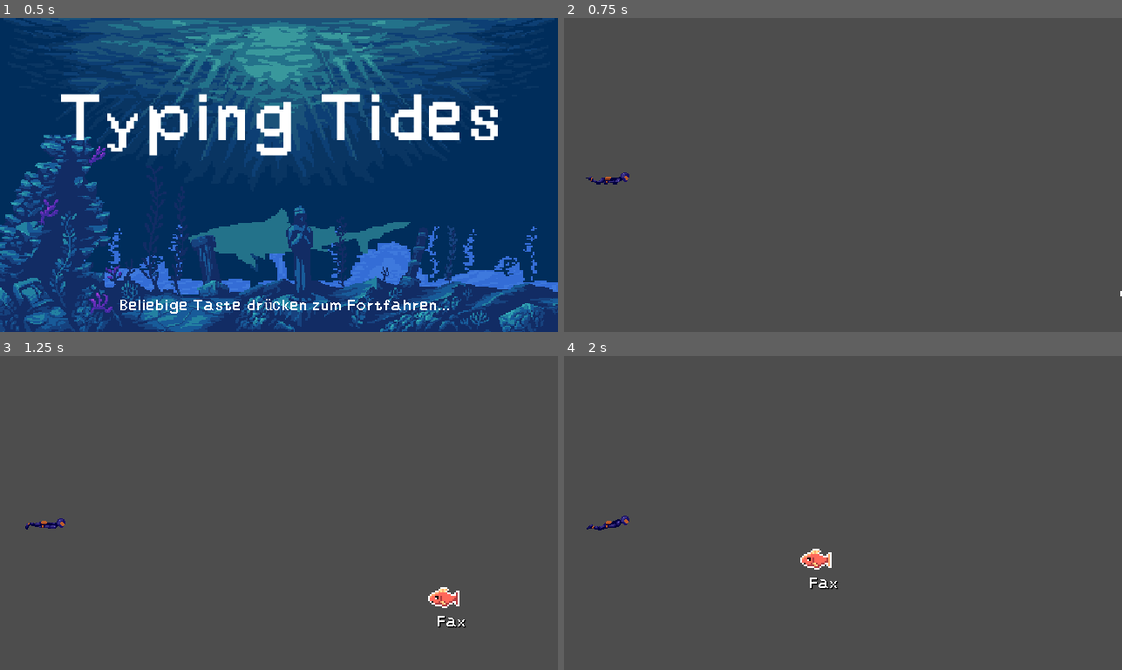
Above: before the commit, frames 1-4 (two rows, left to right).
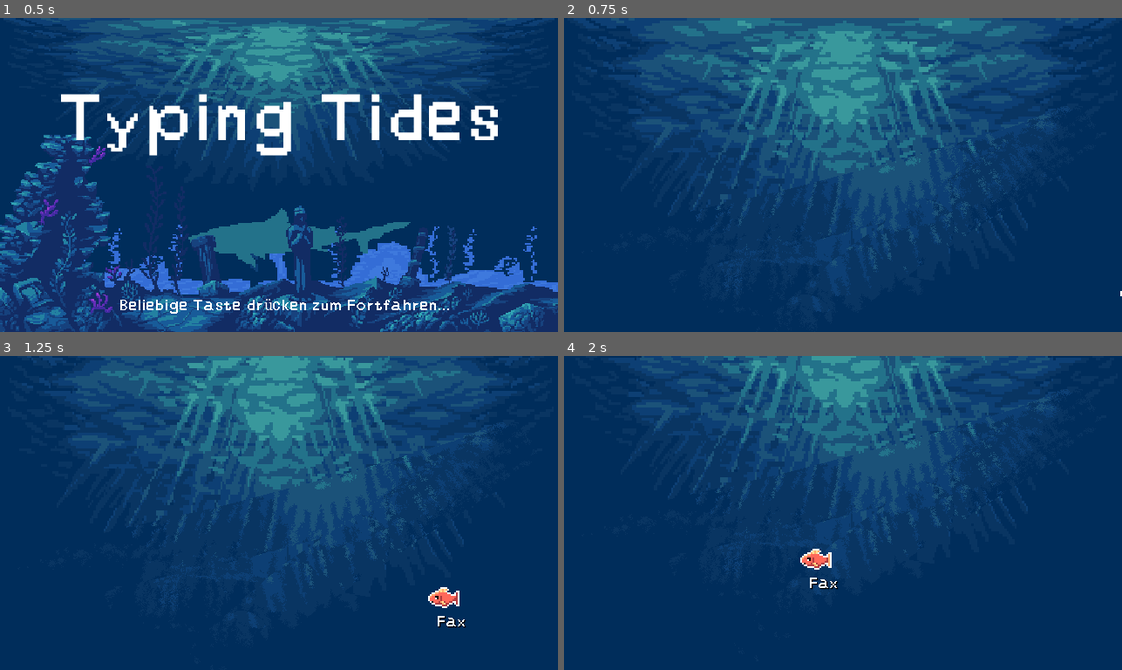
Above: after the commit, the same moments.

Repository: lehmius/typing-tides
Game: Godot game, scene res://scenes/game.tscn
Same seed, same stepped clock (60 frames per second), same inputs: the game is played once before the commit and once after it. The engine's default icon, where the game draws it, is replaced by a stand-in: a white triangle on a blue panel in a dark square.
Inputs (mouse positions are in pixels of both pictures, inside the frame that each line leads up to):
- Up to frame 1 (0.5 s): no input
- Up to frame 2 (0.75 s): tap Enter at 0.5 s; move the mouse to (965, 159) at 0.52 s; click (965, 159) at 0.67 s
- Up to frame 3 (1.25 s): no input
- Up to frame 4 (2 s): move the mouse to (731, 528) at 1.27 s; click (731, 528) at 1.42 s

Frame 1 is identical in both runs. In frame 2, 100% of the frame differs, in the area x 0-100%, y 0-100%; in frame 3, 100%; in frame 4, 100%.

Commit message:
Instantiate endless runner background correctly

Diff:
--- a/scripts/game_state_handler.gd
+++ b/scripts/game_state_handler.gd
@@ -340,8 +340,7 @@
 			# Debug/ No longer needed
 			pass
 		0:
-			# Endless runner TODO
-			pass
+			scene = load("res://scenes/EndlessBG.tscn")
 		1:
 			backgroundIMG = load("res://assets/levels/background/level_1.png")
 		2:
@@ -362,6 +361,7 @@
 	elif levelID>-1:
 		# For endless mode; currently just levels in order. TODO: More randomness
 		if levelID==0:
+			add_child(scene.instantiate())	# Add background for endlessa
 			var data = []
 			for i in range(5,8):		# Use words from levels 5-8
 				data+=DataLoader.getLevelWords(i)
